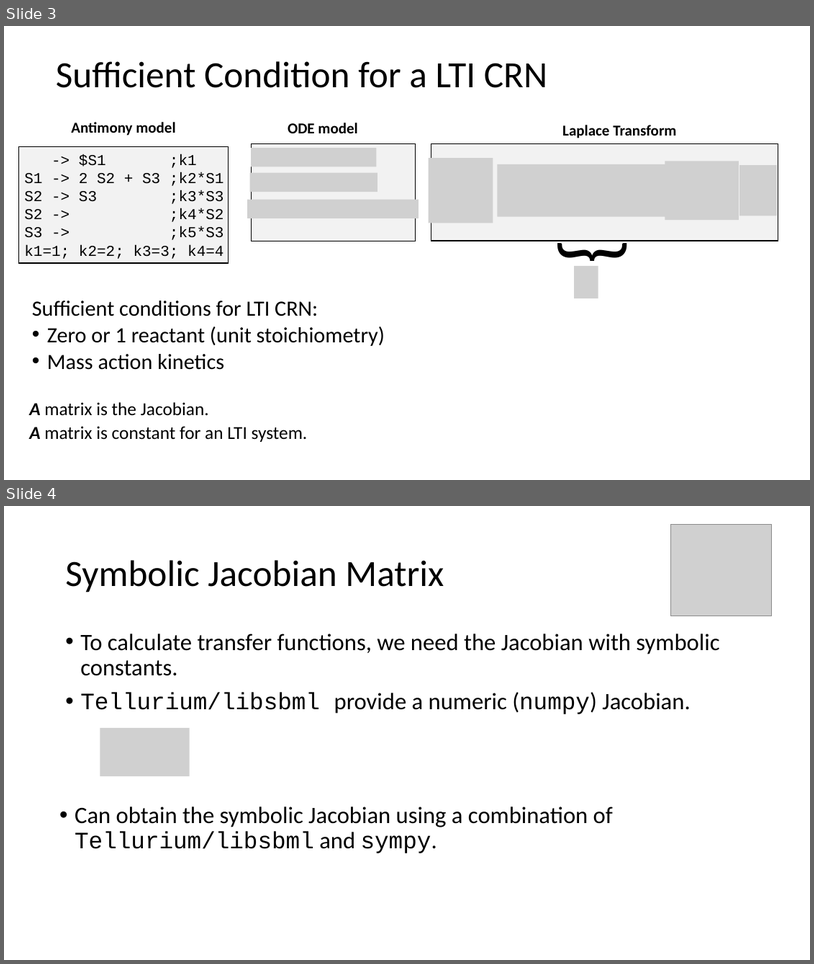
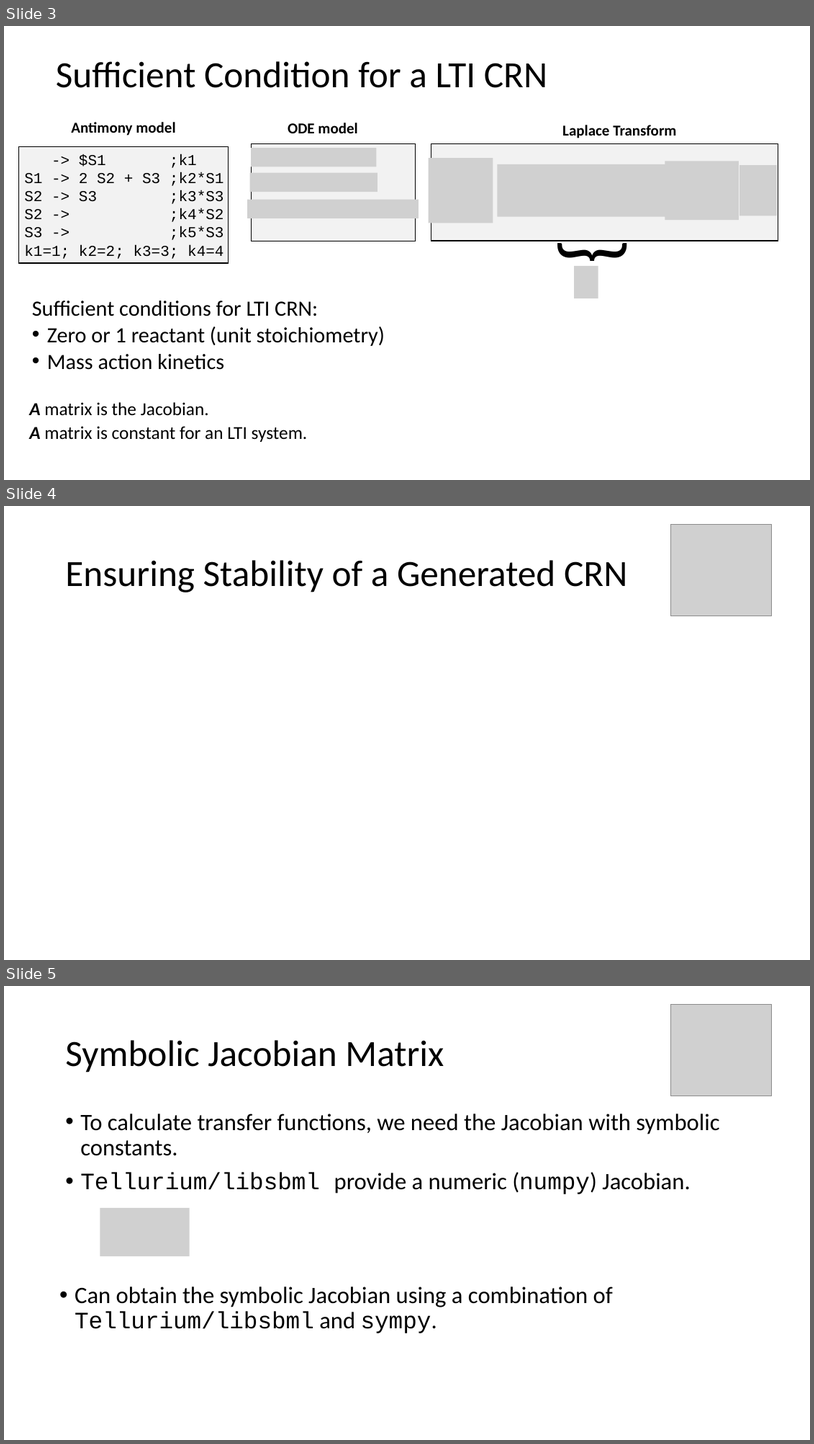
Before and after one commit to joseph-hellerstein/linear_reaction_networks, a slide deck: docs/Generating LRI CRNs.pptx. Shown one above the other, each under a label of ours: slides 3 and 4 before the commit, slides 3, 4 and 5 after it. The pictures are 814x964 and 814x1444 pixels, drawn with LibreOffice and Linux fonts; fonts in the diff are those of the drawing; grey boxes stand for pictures. Boxes give left, top, right and bottom in pixels: in the first picture for what was removed or moved away, otherwise in the second. Text is boxed around its words. In the diff, an @@ line names an element or a change of style, - is before the commit and + after.

```diff
--- a/docs/Generating LRI CRNs.pptx
+++ b/docs/Generating LRI CRNs.pptx
@@ slide 4 added at (x1=4, y1=506, x2=810, y2=960), background #FFFFFF @@
@@ picture added at (x1=671, y1=524, x2=772, y2=615) @@
@@ title added at (x1=65, y1=560, x2=628, y2=592), 44 pt, text #000000 @@
+Ensuring Stability of a Generated CRN
@@ what was slide 4 is now slide 5 @@
```
Also in this commit, not shown: 2 slides changed, 7 other files.
